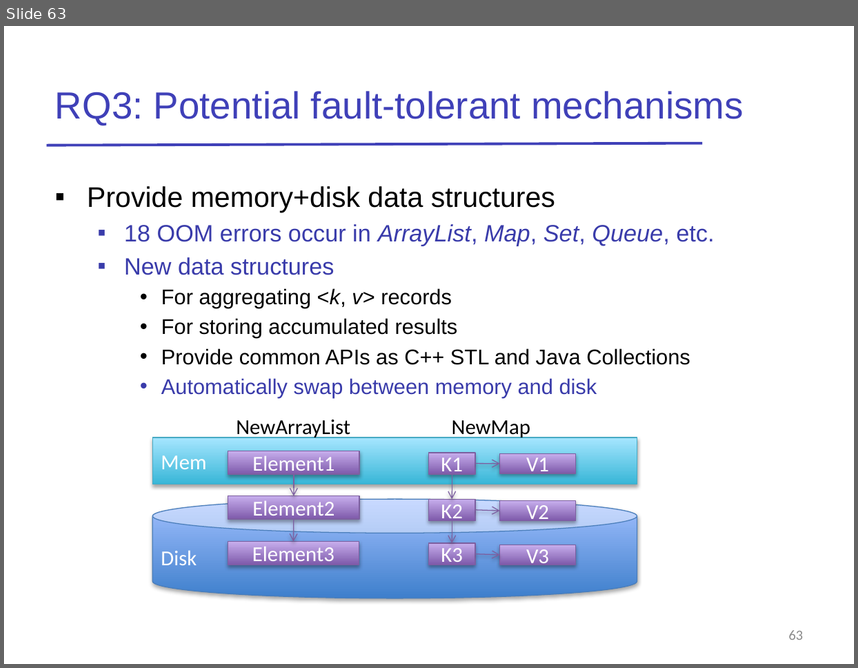
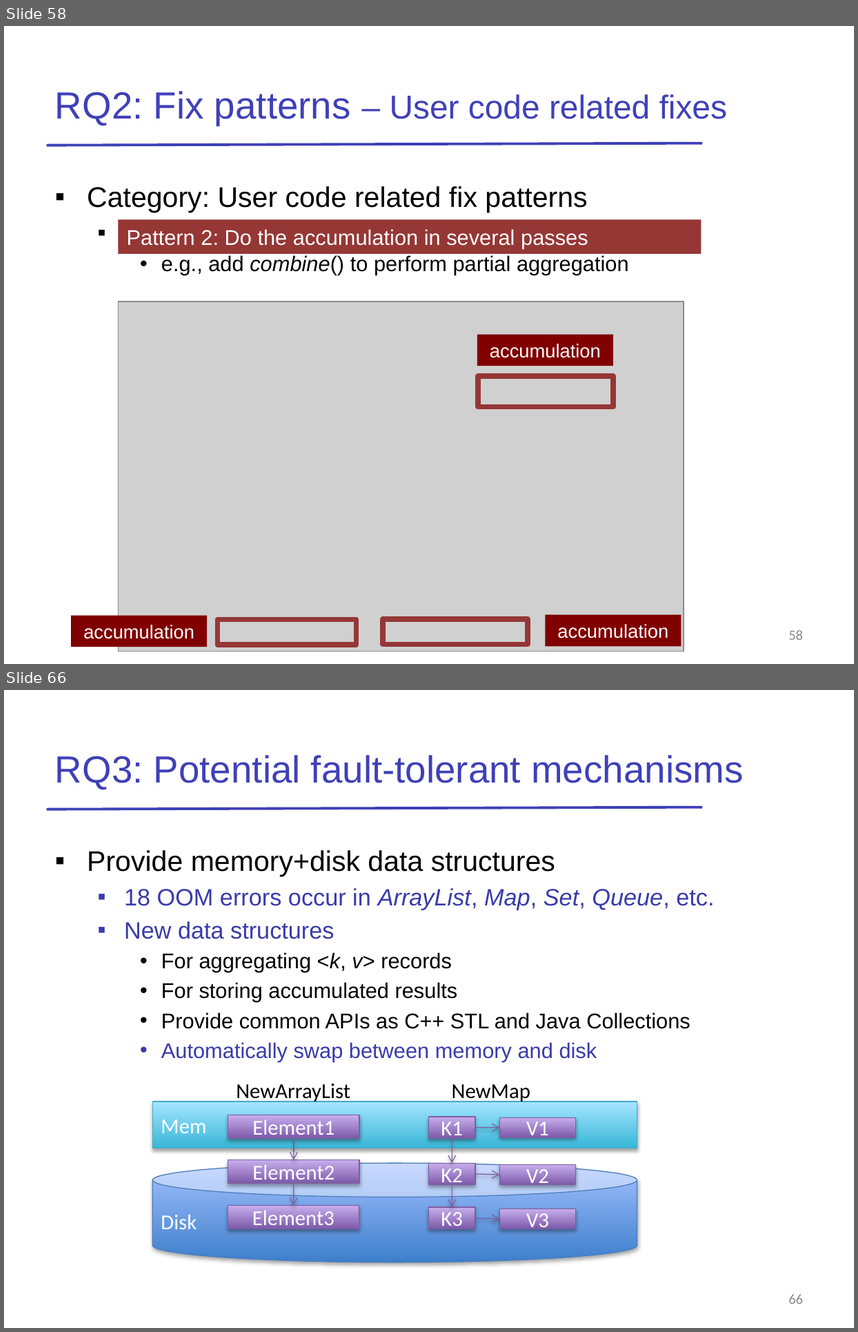
Before and after one commit to JerryLead/MyPaper, a slide deck: slides/OOM-talk-Lijie.pptx. Shown one above the other, each under a label of ours: slide 63 before the commit, slides 58 and 66 after it; the slides between them are not shown. The pictures are 858x668 and 858x1332 pixels, drawn with LibreOffice and Linux fonts; fonts in the diff are those of the drawing; grey boxes stand for pictures. Boxes give left, top, right and bottom in pixels: in the first picture for what was removed or moved away, otherwise in the second. Text is boxed around its words. In the diff, an @@ line names an element or a change of style, - is before the commit and + after.

```diff
--- a/slides/OOM-talk-Lijie.pptx
+++ b/slides/OOM-talk-Lijie.pptx
@@ slide 58 added at [4, 26, 854, 664], background #FFFFFF; not listed: 1 template element that a slide beside it also shows @@
@@ title added at [55, 91, 727, 125], 28 pt, text #3F40B8 @@
+RQ2: Fix patterns – User code related fixes
@@ text added at [87, 186, 629, 275], 18 pt, text #000000 @@
+▪ Category: User code related fix patterns
+  ▪ Lower framework buffer size
+    • e.g., add combine() to perform partial aggregation
@@ rectangle added at [118, 220, 701, 254], fill #953735, 18 pt, text #FFFFFF @@
+  Pattern 2: Do the accumulation in several passes
@@ picture added at [118, 301, 683, 651] @@
@@ rectangle added at [477, 334, 613, 366], fill #800000, 16 pt, text #FFFFFF @@
+accumulation
@@ rectangle added at [478, 377, 613, 407], outline #953735 4.5 pt @@
@@ rectangle added at [71, 615, 207, 646], fill #800000, 16 pt, text #FFFFFF @@
+accumulation
@@ rectangle added at [217, 619, 356, 645], outline #953735 4.5 pt @@
@@ rectangle added at [383, 619, 528, 644], outline #953735 4.5 pt @@
@@ rectangle added at [546, 615, 682, 646], fill #800000, 16 pt, text #FFFFFF @@
+accumulation
@@ page number added at [789, 630, 803, 639], 12 pt, text #8C8C8C @@
+58
@@ what was slide 63 is now slide 66 @@
@@ page number at [789, 1294, 803, 1303]: text changed @@
-63
+66
```
Also in this commit, not shown: 21 slides changed, 4 other slides added, 2 slides removed, 1 other file.
